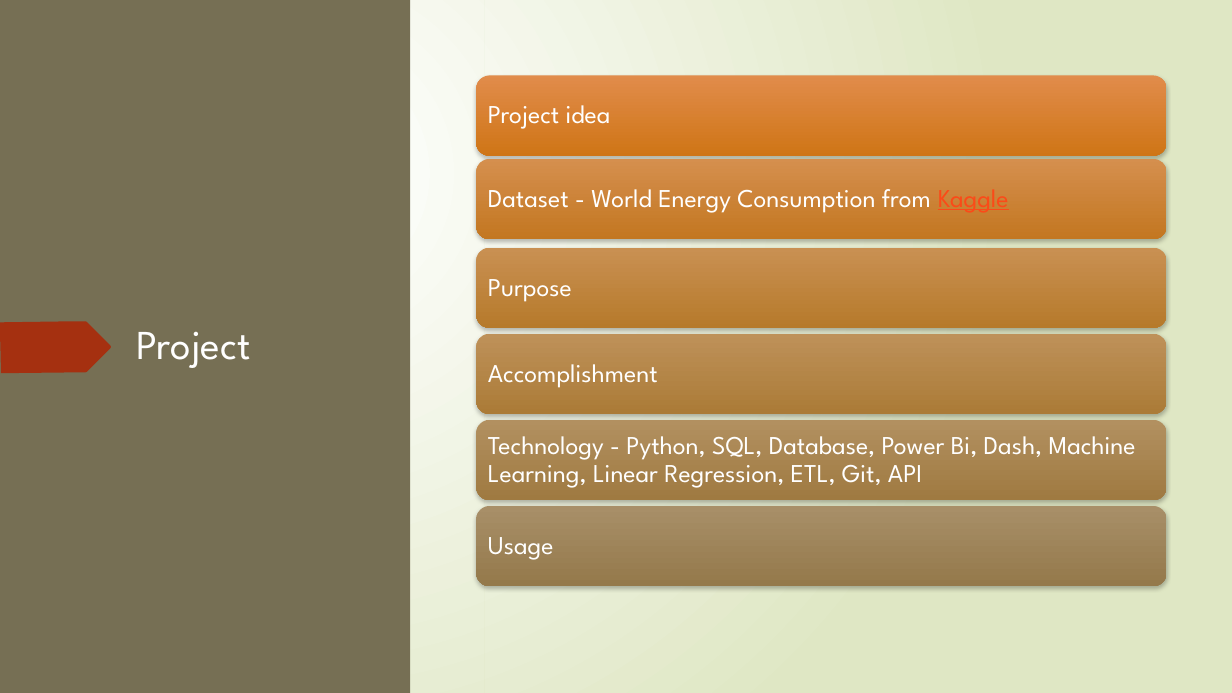
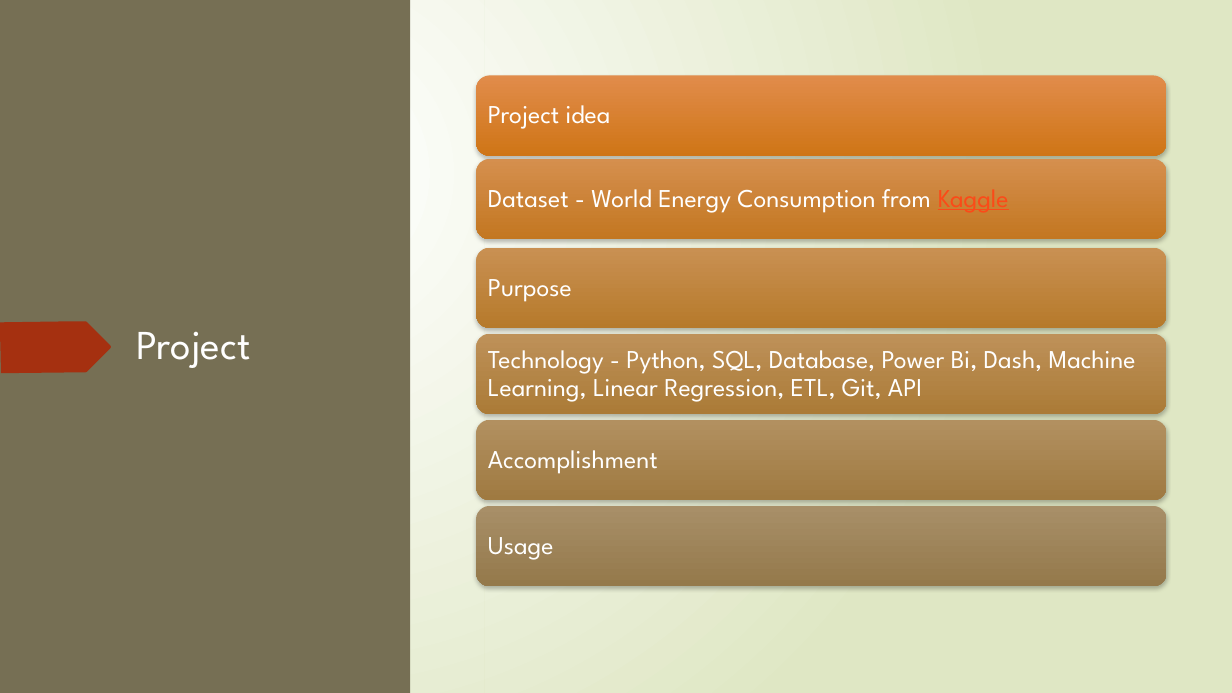
Before and after one commit to nscodechris/final_exam_aw_academy, a slide deck: slide 3 of Presentation1.pptx. Drawn at 1232x693 pixels with LibreOffice and Linux fonts; fonts in the diff are those of the drawing. Boxes give left, top, right and bottom in pixels: in the first picture for what was removed or moved away, otherwise in the second. Text is boxed around its words. In the diff, an @@ line names an element or a change of style, - is before the commit and + after.

```diff
--- a/Presentation1.pptx
+++ b/Presentation1.pptx
@@ text "Technology - Python, SQL, Database, ...": place and size @@
-text "Technology - Python, SQL, Database, ..." at box(488, 436, 1136, 488)
+text "Technology - Python, SQL, Database, ..." at box(488, 350, 1136, 402)
@@ text "Accomplishment": place and size @@
-text "Accomplishment" at box(488, 364, 658, 388)
+text "Accomplishment" at box(488, 450, 658, 474)
```
Also in this commit, not shown: 2 other slides changed, 3 other files.
